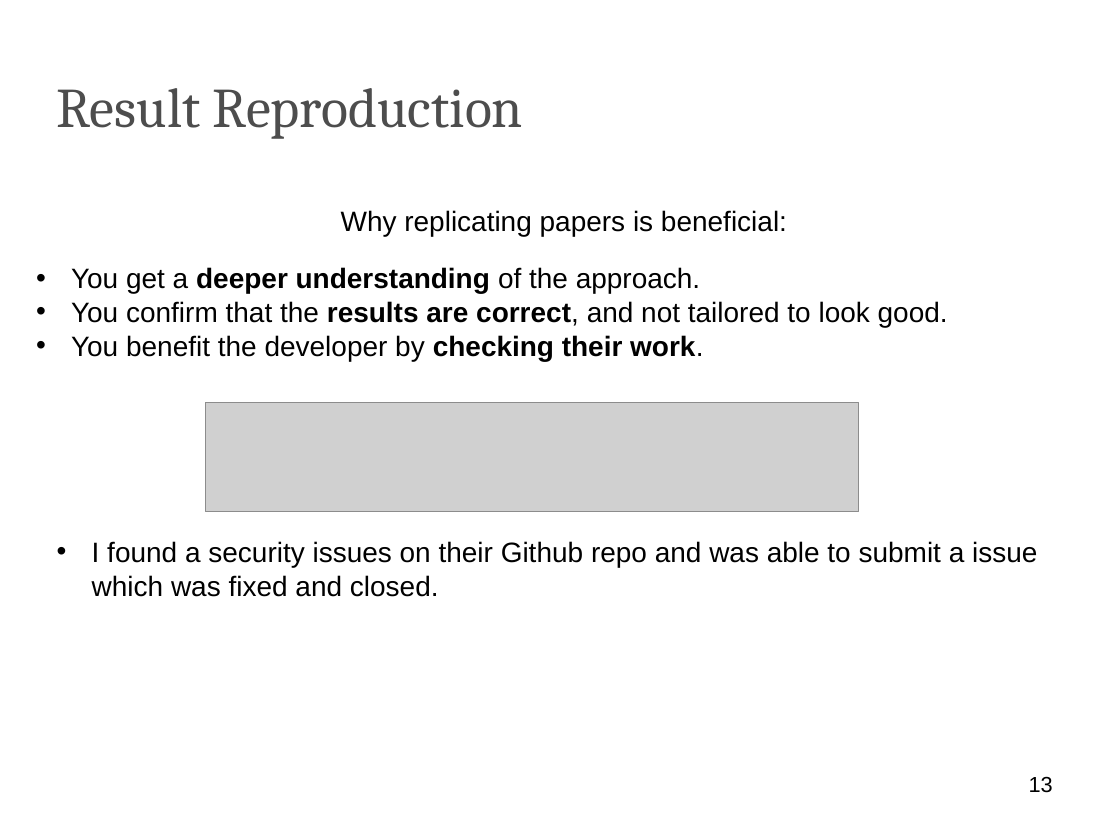
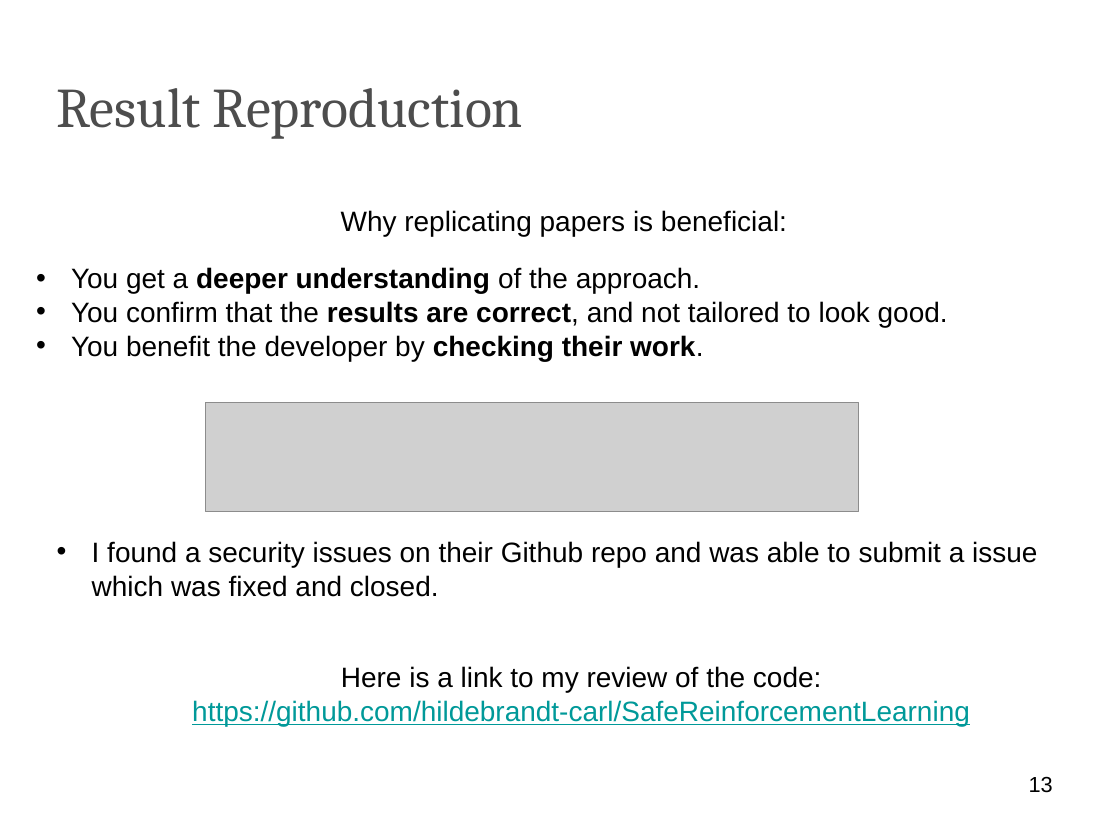
Before and after one commit to sumantasunny/SafeReinforcementLearning, a slide deck: slide 13 of vnow-PresentationTemplate.pptx. Drawn at 1120x840 pixels with LibreOffice and Linux fonts; fonts in the diff are those of the drawing; grey boxes stand for pictures; background and template pictures are left out. Boxes give left, top, right and bottom in pixels: in the first picture for what was removed or moved away, otherwise in the second. Text is boxed around its words. In the diff, an @@ line names an element or a change of style, - is before the commit and + after.

Commit message:
Updated slides to have link to this repo:

```diff
--- a/vnow-PresentationTemplate.pptx
+++ b/vnow-PresentationTemplate.pptx
@@ text added at box(192, 666, 970, 726), 18 pt, text #009999, underline @@
+Here is a link to my review of the code:
+https://github.com/hildebrandt-carl/SafeReinforcementLearning
```
